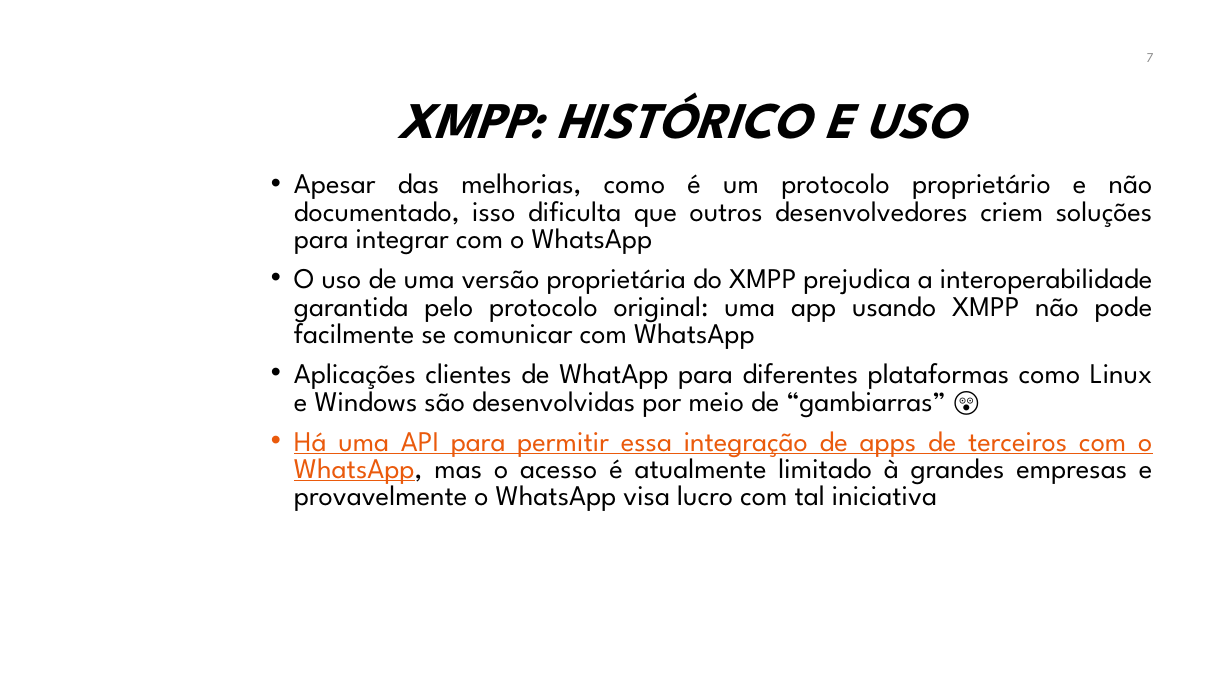
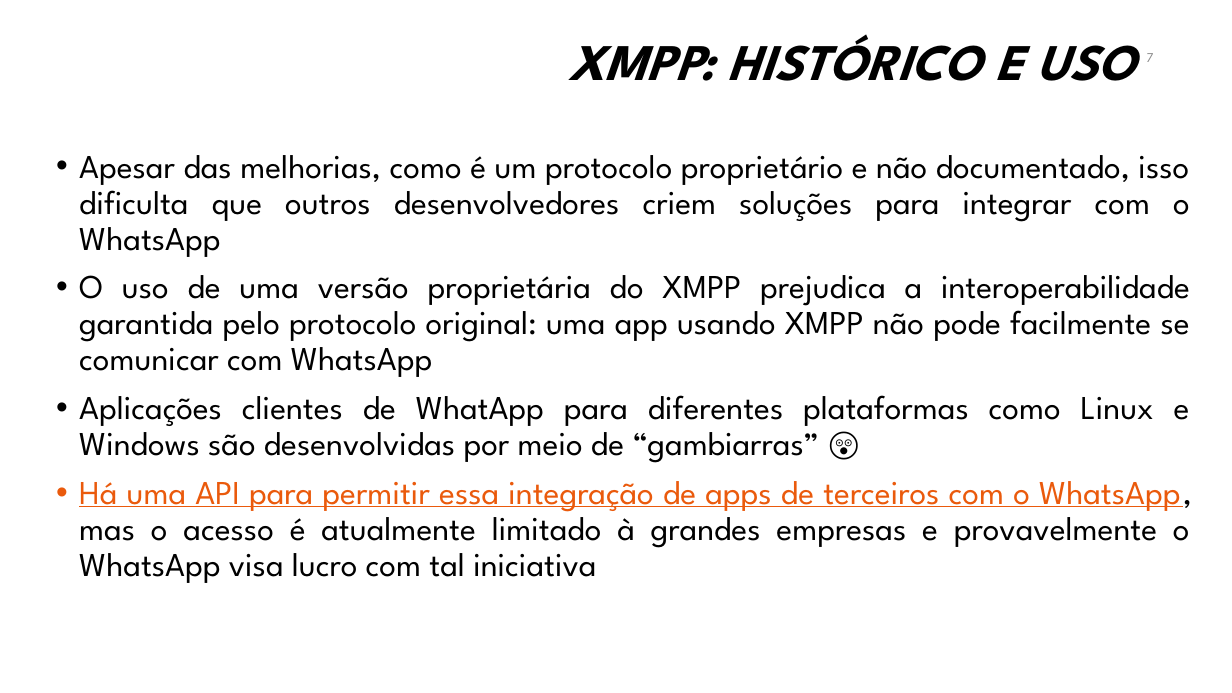
Before and after one commit to manoelcampos/sistemas-distribuidos, a slide deck: slide 7 of projects/06-xmpp-chat-client/xmpp.pptx. Drawn at 1232x693 pixels with LibreOffice and Linux fonts; fonts in the diff are those of the drawing; background and template pictures are left out. Boxes give left, top, right and bottom in pixels: in the first picture for what was removed or moved away, otherwise in the second. Text is boxed around its words. In the diff, an @@ line names an element or a change of style, - is before the commit and + after.

Commit message:
Atualiza slides XMPP

```diff
--- a/projects/06-xmpp-chat-client/xmpp.pptx
+++ b/projects/06-xmpp-chat-client/xmpp.pptx
@@ title "XMPP: HISTÓRICO E USO" moved from (x1=397, y1=92, x2=964, y2=139) to (x1=569, y1=34, x2=1135, y2=81) @@
@@ title "XMPP: HISTÓRICO E USO" at (x1=569, y1=34, x2=1135, y2=81): alignment centre to right @@
@@ text "Apesar das melhorias, como é ..." moved from (x1=294, y1=173, x2=1153, y2=511) to (x1=79, y1=155, x2=1192, y2=583) @@
@@ text "Apesar das melhorias, como é ..." at (x1=79, y1=155, x2=1192, y2=583): size 22.2 to 26 pt; line spacing 0.8 to 0.9 @@
```
Also in this commit, not shown: 15 other slides changed, 1 slide added, 1 other file.
